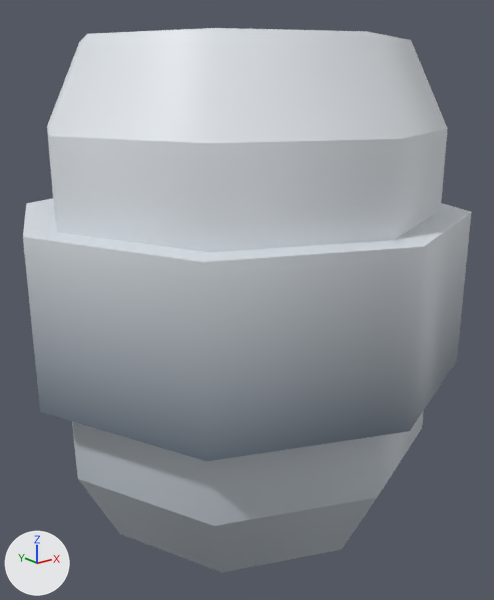
Before and after pictures for a commit that changed the glTF model client/public/assets/kenney-station/container.glb.
Before and after are seen from a 50 mm camera at (-0.542, -0.689, 0.549) aimed at (0.001, -0.01, 0.278). The lights are fixed; the arrows at lower left show +X, +Y and +Z. The older version comes first. Where no turn or scale is listed for an object, it has been applied to the vertices. Vertices at exactly the same position are counted once.

The first picture shows 'container'.
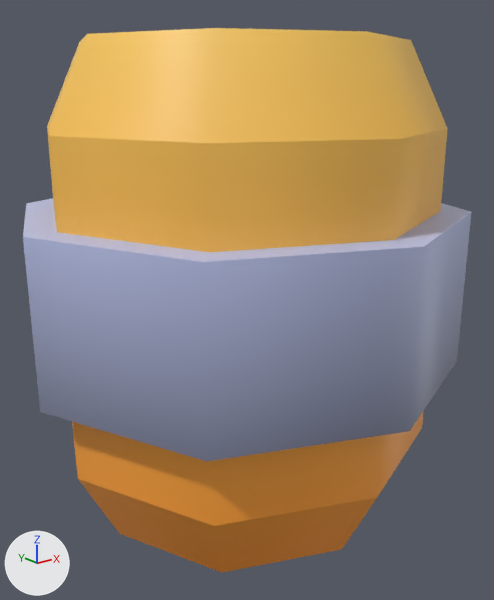
Changed parts and their boxes (x1, y1, x2, y2) in the pictures (494 x 600 px):
part 1 of me_container, recoloured (light grey to orange): (47, 131, 447, 573) in both
part 2 of me_container, recoloured (white to orange): (47, 28, 448, 526) in both
part 3 of me_container, recoloured: (23, 215, 471, 461) in both
part 4 of me_container, recoloured (white to blue): (23, 198, 471, 461) in both

Diff of the bpy script that builds the scene:
```diff
--- a/client/public/assets/kenney-station/container.glb.py
+++ b/client/public/assets/kenney-station/container.glb.py
@@ me_container @@
 me_container.from_pydata(...)  # 48 vertices, 88 faces; spans x -0.288..0.288, y -0.288..0.288, z -0.3..0.3
 # used by ob_container; location = (0.0, 0.0, 0.3)
+# me_container part 1: 30 faces centred in x -0.226..0.226, y -0.226..0.226, z -0.3..-0.067 are repainted in the vertex colours; the middle colour goes from light grey #bcc4cb to orange #ffa138
+# me_container part 2: 30 faces centred in x -0.226..0.226, y -0.226..0.226, z 0.067..0.3 are repainted in the vertex colours; the middle colour goes from white #e7ecf1 to orange #ffc658
+# me_container part 3: 14 faces centred in x -0.259..0.259, y -0.259..0.259, z -0.1..-0.033 are repainted in the vertex colours; the middle colour goes from greyish blue #6c7885 to greyish blue #7d829a
+# me_container part 4: 14 faces centred in x -0.259..0.259, y -0.259..0.259, z 0.033..0.1 are repainted in the vertex colours; the middle colour goes from white #dde3e9 to blue #bfc8f0
 me_container.materials.append(mat_defaultmaterial)
```
